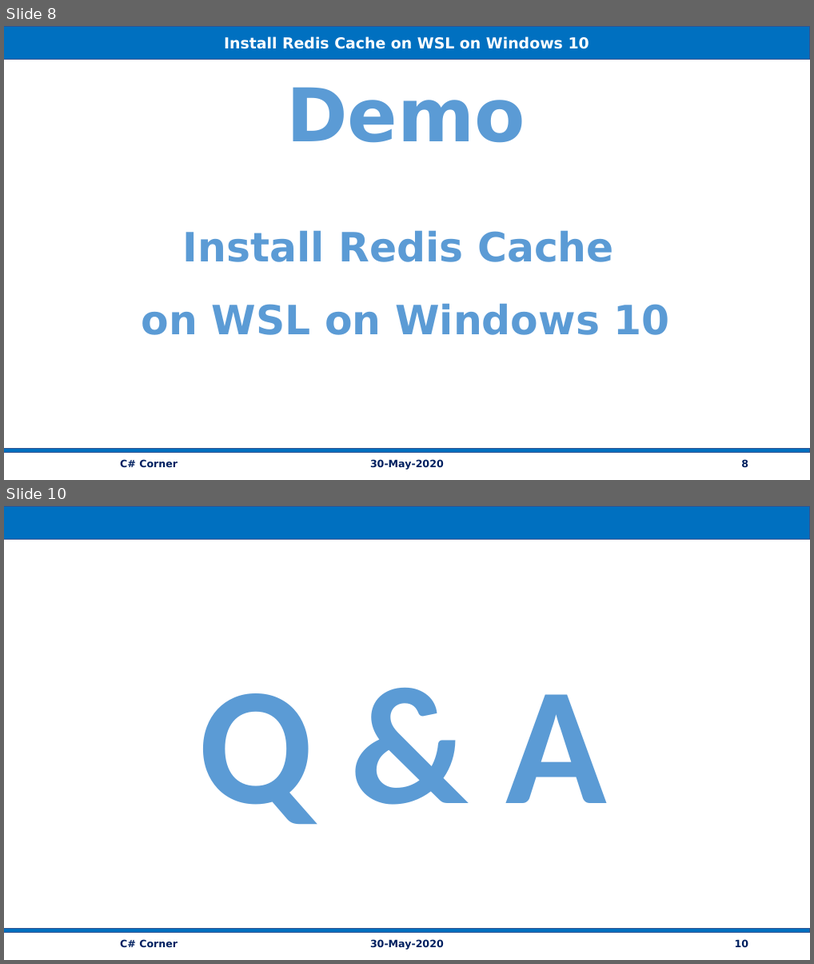
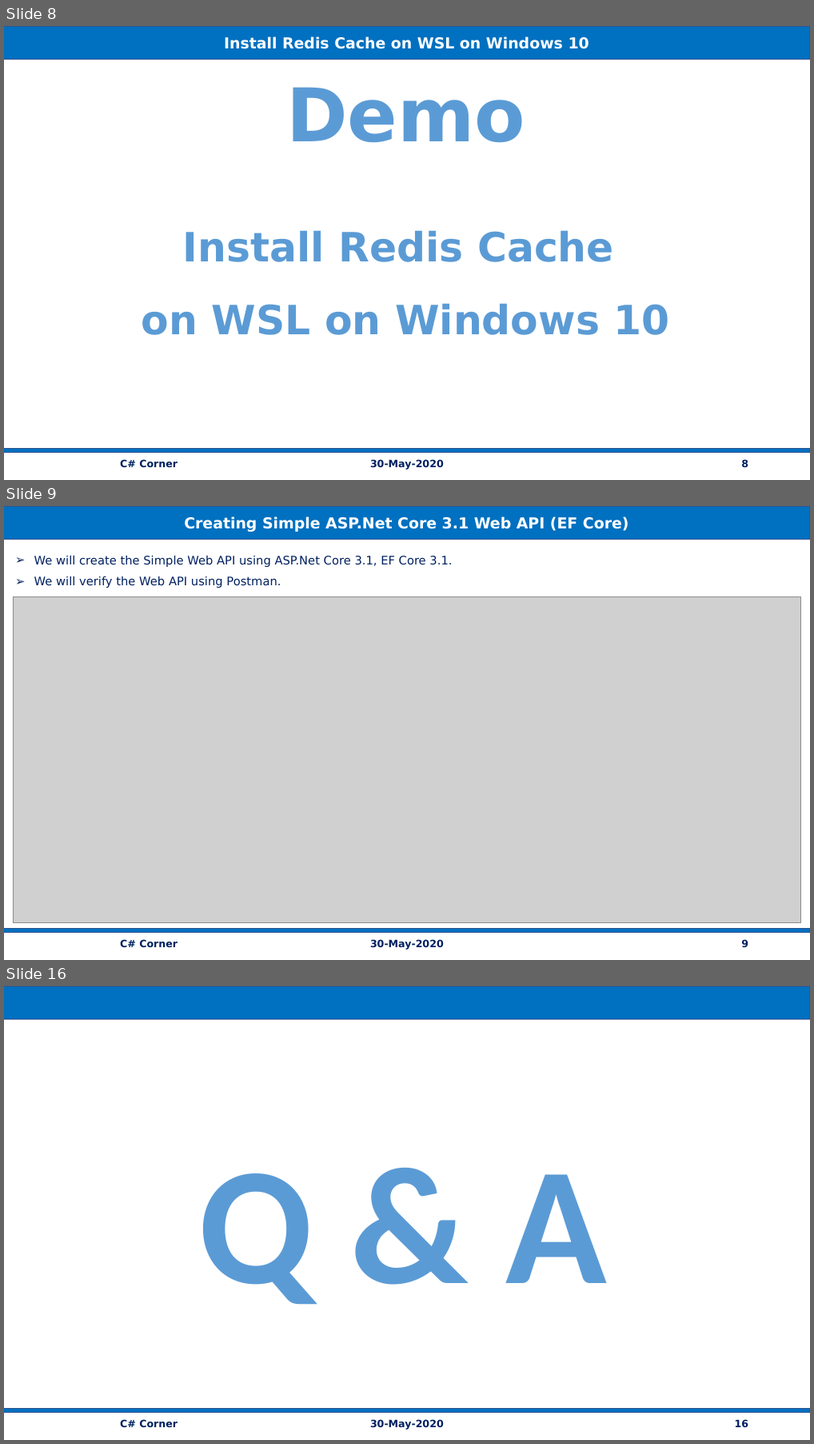
Before and after one commit to vishipayyallore/speaker_series_2021, a slide deck: CSharpCorner/30May2020_ASP.NetCoreWebAPI_SQLServer_Redis/Documentation/ASP.NetCoreWebAPI_SQLServer_Redis_Angular9UI.pptx. Shown one above the other, each under a label of ours: slides 8 and 10 before the commit, slides 8, 9 and 16 after it; the slides between them are not shown. The pictures are 814x964 and 814x1444 pixels, drawn with LibreOffice and Linux fonts; fonts in the diff are those of the drawing; grey boxes stand for pictures. Boxes give left, top, right and bottom in pixels: in the first picture for what was removed or moved away, otherwise in the second. Text is boxed around its words. In the diff, an @@ line names an element or a change of style, - is before the commit and + after.

```diff
--- a/CSharpCorner/30May2020_ASP.NetCoreWebAPI_SQLServer_Redis/Documentation/ASP.NetCoreWebAPI_SQLServer_Redis_Angular9UI.pptx
+++ b/CSharpCorner/30May2020_ASP.NetCoreWebAPI_SQLServer_Redis/Documentation/ASP.NetCoreWebAPI_SQLServer_Redis_Angular9UI.pptx
@@ slide 9 added at <box>4,506,810,960</box>, background #FFFFFF @@
@@ rectangle added at <box>4,507,810,540</box>, fill #0070C0, outline #325491 1 pt, 18 pt, text #FFFFFF, bold @@
+Creating Simple ASP.Net Core 3.1 Web API (EF Core)
@@ text added at <box>34,555,452,588</box>, 14 pt, text #002060 @@
+➢ We will create the Simple Web API using ASP.Net Core 3.1, EF Core 3.1.
+➢ We will verify the Web API using Postman.
@@ picture added at <box>13,596,802,923</box> @@
@@ rectangle added at <box>4,928,810,932</box>, fill #0070C0, outline #325491 1 pt @@
@@ text added at <box>120,939,178,948</box>, 12 pt, text #002060, bold @@
+C# Corner
@@ text added at <box>370,939,444,949</box>, 12 pt, text #002060, bold @@
+30-May-2020
@@ page number added at <box>742,939,749,947</box>, 12 pt, text #002060, bold @@
+9
@@ what was slide 10 is now slide 16 @@
```
Also in this commit, not shown: 1 slide changed, 5 other slides added, 59 other files.
